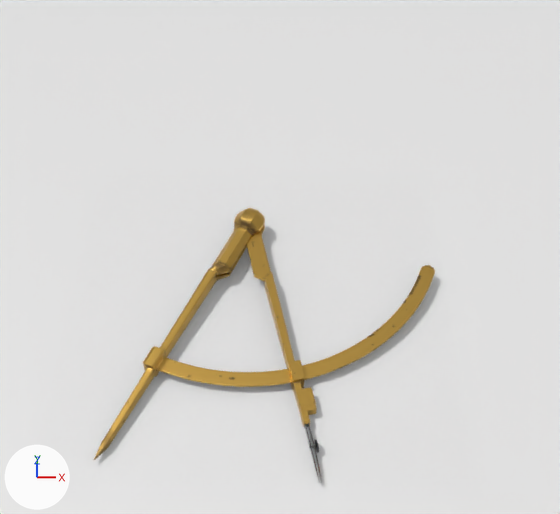
One commit to the Blender file compass.blend: the scene before it, then after it.
Both versions are drawn from a 50 mm lens placed at (0.014, -0.268, 0.337), pointed at (0.012, -0.022, 0.068). The lights are fixed; the arrows at lower left show +X, +Y and +Z.

Names of what the first picture shows: 'Left-part-bottom.001', 'Left-part.001', 'Paper', 'Right-part.001', 'Table'.
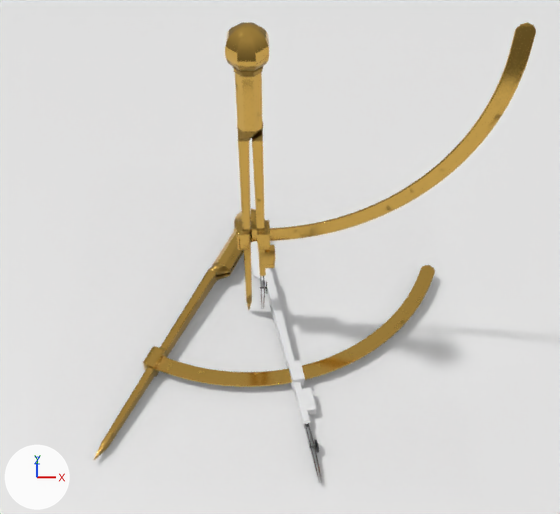
What differs and where, as boxes [x1, y1, x2, y2] in the pictures (560 x 514 px):
'Right-part', added: after [225, 22, 536, 310]
'Right-part.001', surface changed (orange to brown): [94, 208, 425, 460] in both
'Left-part.001', surface changed, recoloured (brown to white): [246, 226, 316, 411] in both
'Left-part', added: after [252, 28, 275, 265]
'Left-part-bottom.001', surface changed, recoloured (brown to white): [299, 404, 317, 429] in both
'Left-part-bottom', added: after [259, 264, 275, 309]
'Screw', added: after [260, 282, 268, 294]
part 1 of me_cube_001, recoloured (brown to white): [299, 404, 317, 427] in both

What changed in the scene script:
```text
Add ng_nodegroup:
    ng_nodegroup = bpy.data.node_groups.new('NodeGroup', 'ShaderNodeTree')
    # nodes: CombineXYZ, Math, SeparateXYZ, TexNoise, Value, VectorMath
Change mat_brass:
    remove # nodes: BsdfPrincipled x2, Bump x2, Mapping, MixShader, OutputMaterial, RGB, TexCoord, TexImage x2, TexNoise, ValToRGB x3
    remove # colours: orange #d4aa55, grey #a9a9a9, white #ffffff, white #ececec, black #000000, black #383230, brown #452e1d, black #241a16
    remove # uses the picture img_compass_roughness
    remove # uses the picture img_compass_rust_mask
    nodes: BsdfPrincipled, Group, Mix, OutputMaterial, RGB x2, TexCoord, ValToRGB x2
    colours: orange #d4aa55, brown #9b7d3e, black #000000, grey #bcbcbc, white #ffffff, dark grey #595959, grey #a6a6a6
Change me_cylinder_004:
    where me_cylinder_004.from_pydata(...)  # 788 vertices, 784 faces; spans x -0.0058..0.0091, y -0.0049..0.0052, z -0.1256..0.0083
    remove me_cylinder_004.materials.append(mat_brass)
Change me_cube_001:
    where me_cube_001.from_pydata(...)  # 290 vertices, 286 faces; spans x -0.0043..0.0036, y -0.0026..0.0026, z -0.031..0.0165
    used by ob_left_part_bottom_001; parent = ob_left_part_001; location = (0.00537, -0.000731, 0.0331)
    me_cube_001 part 1: all 189 faces that had it switch from mat_brass to no material
Add me_cylinder_001:
    me_cylinder_001.from_pydata(...)  # 788 vertices, 784 faces; spans x -0.0058..0.0091, y -0.0049..0.0052, z -0.1256..0.0083
    me_cylinder_001.materials.append(mat_brass)
Add me_cube:
    me_cube.from_pydata(...)  # 290 vertices, 286 faces; spans x -0.0043..0.0036, y -0.0026..0.0026, z -0.031..0.0165
    me_cube.polygons.foreach_set('use_smooth', [True] * 286)
    # faces by material slot: [189, 97]
    me_cube.materials.append(mat_brass)
    me_cube.materials.append(mat_rusty_iron)
Add ob_screw:
    ob_screw = bpy.data.objects.new('Screw', me_cylinder_005.copy())  # the mesh of ob_screw_001
    ob_screw.parent = ob_left_part_bottom
    ob_screw.matrix_parent_inverse = Matrix(((1.0, 0.0, 0.0, -0.00537), (0.0, 1.0, 0.0, 0.000731), (0.0, 0.0, 1.0, -0.0331), (0.0, 0.0, 0.0, 1.0)))
    ob_screw.location = (0.00233, -0.000903, 0.0203)
    ob_screw.scale = (1.58, 1.58, 1.58)
    _m = ob_screw.modifiers.new('Subdivision', 'SUBSURF')
    _m.levels = 2
Add ob_left_part_bottom:
    ob_left_part_bottom = bpy.data.objects.new('Left-part-bottom', me_cube)
    ob_left_part_bottom.parent = ob_left_part
    ob_left_part_bottom.matrix_parent_inverse = Matrix(((1.0, 0.0, 0.0, -0.0003), (0.0, 1.0, 0.0, 0.000931), (0.0, 0.0, 1.0, -0.167), (0.0, 0.0, 0.0, 1.0)))
    ob_left_part_bottom.location = (0.00537, -0.000731, 0.0331)
    _m = ob_left_part_bottom.modifiers.new('Subdivision', 'SUBSURF')
    _m.levels = 3
    _m.render_levels = 3
Add ob_left_part:
    ob_left_part = bpy.data.objects.new('Left-part', me_cylinder_001)
    ob_left_part.parent = ob_right_part
    ob_left_part.matrix_parent_inverse = Matrix(((1.0, 0.0, 0.0, -0.0003), (0.0, 1.0, 0.0, 0.000931), (0.0, 0.0, 1.0, -0.167), (0.0, 0.0, 0.0, 1.0)))
    ob_left_part.location = (0.0003, -0.000931, 0.167)
    _m = ob_left_part.modifiers.new('Subdivision', 'SUBSURF')
    _m.levels = 3
    _m.render_levels = 3
Add ob_right_part:
    ob_right_part = bpy.data.objects.new('Right-part', me_cylinder_003.copy())  # the mesh of ob_right_part_001
    ob_right_part.location = (0.0003, -0.0009, 0.1667)
    _m = ob_right_part.modifiers.new('Subdivision', 'SUBSURF')
    _m.levels = 3
    _m.render_levels = 3
```
